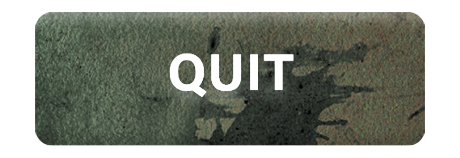
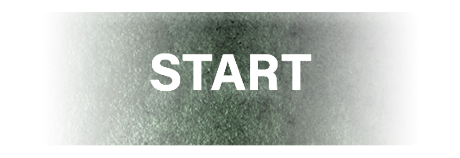
The second 460 x 158 image is a revision of the first. Changes to its layers:
added group "Group 1" with 5 layers above "Background" over bbox(35, 12, 425, 146)
showed "Layer 1 copy", moved it into group "Group 1" over bbox(35, 12, 425, 146)
hid "Layer 3 copy", moved it into group "Group 1" over bbox(35, 12, 425, 146)
moved "Layer 2" into group "Group 1" over bbox(118, 39, 404, 102)
